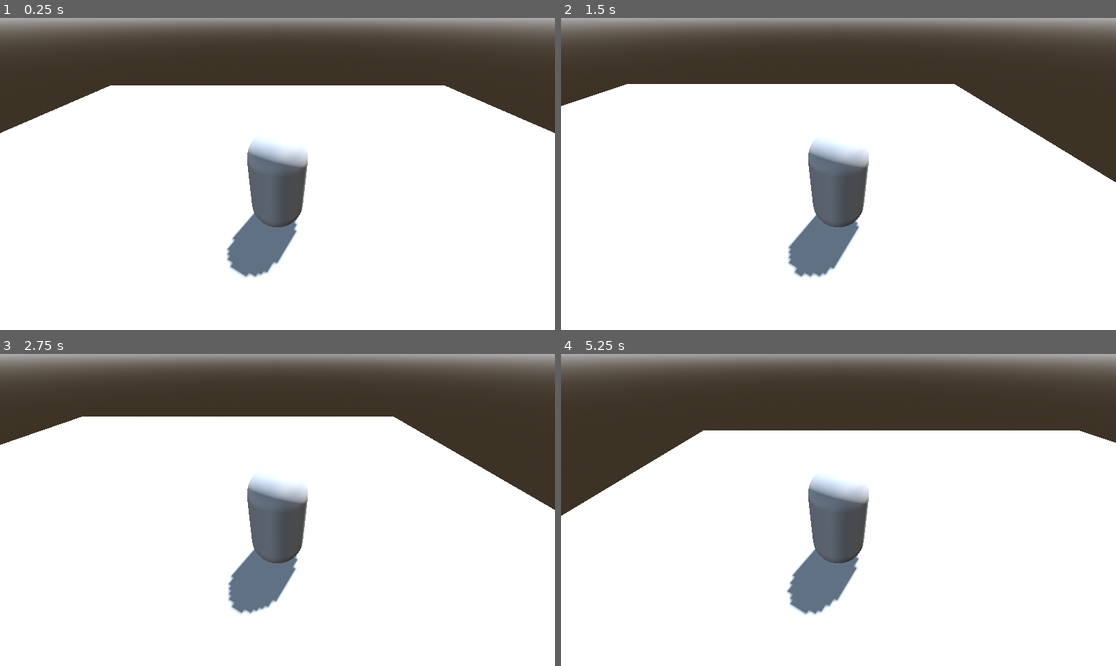
Above: before the commit, frames 1-4 (two rows, left to right).
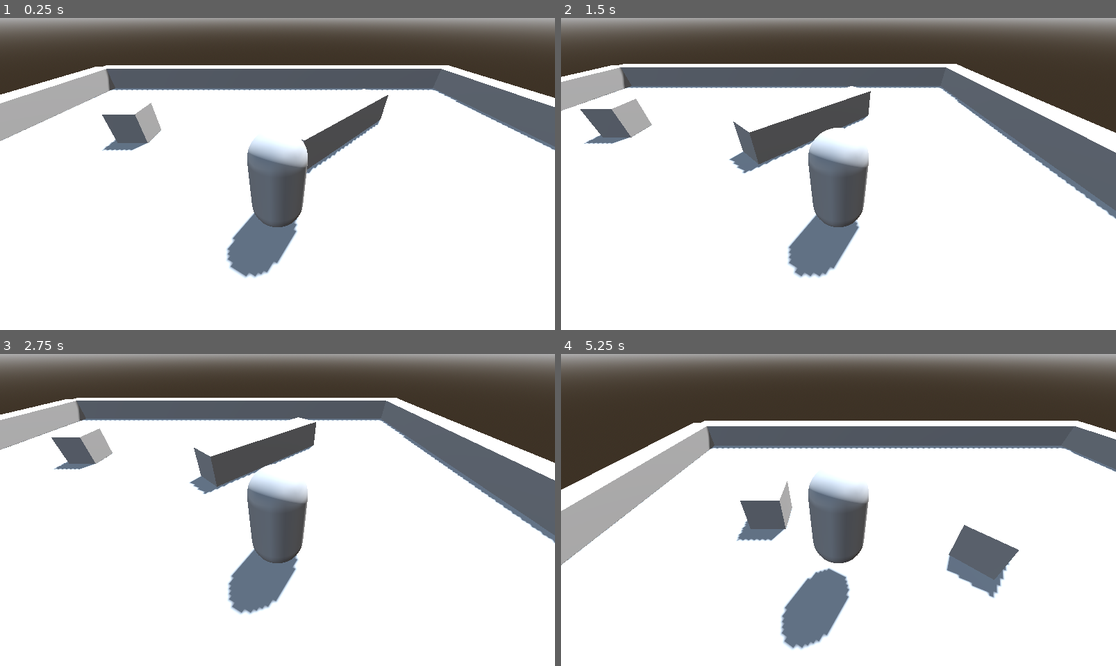
Above: after the commit, the same moments.

Repository: rCotche/gdMinimap
Game: Godot game, scene res://scenes/level.tscn
The game is run twice, just before and just after one commit, with the same random seed, the same clock (stepped at 60 frames per second) and the same inputs.
Inputs:
- Up to frame 1 (0.25 s): no input
- Up to frame 2 (1.5 s): tap Enter at 0.5 s; hold D (droite) 0.53-1.28 s; tap S (reculer) at 0.6, 1.35 s; tap Space (sauter) at 0.77 s; hold A (gauche) from 1.28 s (still down)
- Up to frame 3 (2.75 s): tap Space (sauter) at 1.52 s; release A (gauche) at 2.03 s; hold D (droite) from 2.03 s (still down); tap S (reculer) at 2.1 s
- Up to frame 4 (5.25 s): release D (droite) at 2.78 s; hold W (avancer) 2.78-3.53 s; tap S (reculer) every 0.75 s from 2.85 to 5.1 s; tap Space (sauter) at 3.02, 3.77, 4.52 s; hold A (gauche) from 3.53 s (still down)

The runs differ from the first frame. In frame 1, 12% of the frame differs, in the area x 0-100%, y 15-50%; in frame 2, 15%; in frame 3, 14%; in frame 4, 16%, in the area x 0-100%, y 21-95%.

Commit message:
setup done

Diff:
--- a/scenes/level.tscn
+++ b/scenes/level.tscn
@@ -1,6 +1,7 @@
-[gd_scene load_steps=9 format=3 uid="uid://4bhhh3xgdy85"]
+[gd_scene load_steps=10 format=3 uid="uid://4bhhh3xgdy85"]
 
 [ext_resource type="Script" uid="uid://eqkw58vjpe5i" path="res://scripts/player.gd" id="1_2q6dc"]
+[ext_resource type="PackedScene" uid="uid://d0w7ewobv4lff" path="res://scenes/mur.tscn" id="2_w7c3h"]
 
 [sub_resource type="ProceduralSkyMaterial" id="ProceduralSkyMaterial_rd3vj"]
 sky_horizon_color = Color(0.66224277, 0.6717428, 0.6867428, 1)
@@ -47,12 +48,37 @@
 
 [node name="Environnement" type="Node3D" parent="."]
 
-[node name="StaticBody3D" type="StaticBody3D" parent="Environnement"]
+[node name="Sol" type="StaticBody3D" parent="Environnement"]
 collision_layer = 2
 
-[node name="MeshInstance3D" type="MeshInstance3D" parent="Environnement/StaticBody3D"]
+[node name="MeshInstance3D" type="MeshInstance3D" parent="Environnement/Sol"]
 transform = Transform3D(10, 0, 0, 0, 1, 0, 0, 0, 10, 0, 0, 0)
 mesh = SubResource("PlaneMesh_w7c3h")
 
-[node name="CollisionShape3D" type="CollisionShape3D" parent="Environnement/StaticBody3D"]
+[node name="CollisionShape3D" type="CollisionShape3D" parent="Environnement/Sol"]
 shape = SubResource("WorldBoundaryShape3D_w8frs")
+
+[node name="Murs" type="Node3D" parent="Environnement"]
+
+[node name="Mur" parent="Environnement/Murs" instance=ExtResource("2_w7c3h")]
+transform = Transform3D(20, 0, 0, 0, 1, 0, 0, 0, 1, 0, 0.5, -10)
+
+[node name="Mur2" parent="Environnement/Murs" instance=ExtResource("2_w7c3h")]
+transform = Transform3D(20, 0, 0, 0, 1, 0, 0, 0, 1, 0, 0.5, 9.397628)
+
+[node name="Mur3" parent="Environnement/Murs" instance=ExtResource("2_w7c3h")]
+transform = Transform3D(-8.742278e-07, 0, 1, 0, 1, 0, -20, 0, -4.371139e-08, 9.478408, 0.5, -0.0101492405)
+
+[node name="Mur4" parent="Environnement/Murs" instance=ExtResource("2_w7c3h")]
+transform = Transform3D(-8.742278e-07, 0, 1, 0, 1, 0, -20, 0, -4.371139e-08, -9.866593, 0.5, -0.0101492405)
+
+[node name="Obstacles" type="Node3D" parent="Environnement"]
+
+[node name="Mur" parent="Environnement/Obstacles" instance=ExtResource("2_w7c3h")]
+transform = Transform3D(1, 0, 0, 0, 1, 0, 0, 0, 1, 5, 0.5, 5.075285)
+
+[node name="Mur2" parent="Environnement/Obstacles" instance=ExtResource("2_w7c3h")]
+transform = Transform3D(1, 0, 0, 0, 1, 0, 0, 0, 1, -4.800865, 0.5, -3.6275272)
+
+[node name="Mur3" parent="Environnement/Obstacles" instance=ExtResource("2_w7c3h")]
+transform = Transform3D(3.535534, 0, 0.70710677, 0, 1, 0, -3.535534, 0, 0.70710677, 2.0536928, 0.5, -3.6275272)
--- /dev/null
+++ b/scenes/mur.tscn
@@ -0,0 +1,15 @@
+[gd_scene load_steps=3 format=3 uid="uid://d0w7ewobv4lff"]
+
+[sub_resource type="BoxMesh" id="BoxMesh_c8it4"]
+
+[sub_resource type="BoxShape3D" id="BoxShape3D_6tv3b"]
+
+[node name="Mur" type="StaticBody3D"]
+collision_layer = 2
+
+[node name="MeshInstance3D" type="MeshInstance3D" parent="."]
+mesh = SubResource("BoxMesh_c8it4")
+
+[node name="CollisionShape3D" type="CollisionShape3D" parent="."]
+shape = SubResource("BoxShape3D_6tv3b")
+debug_fill = false
Not shown, changed: notes.txt
